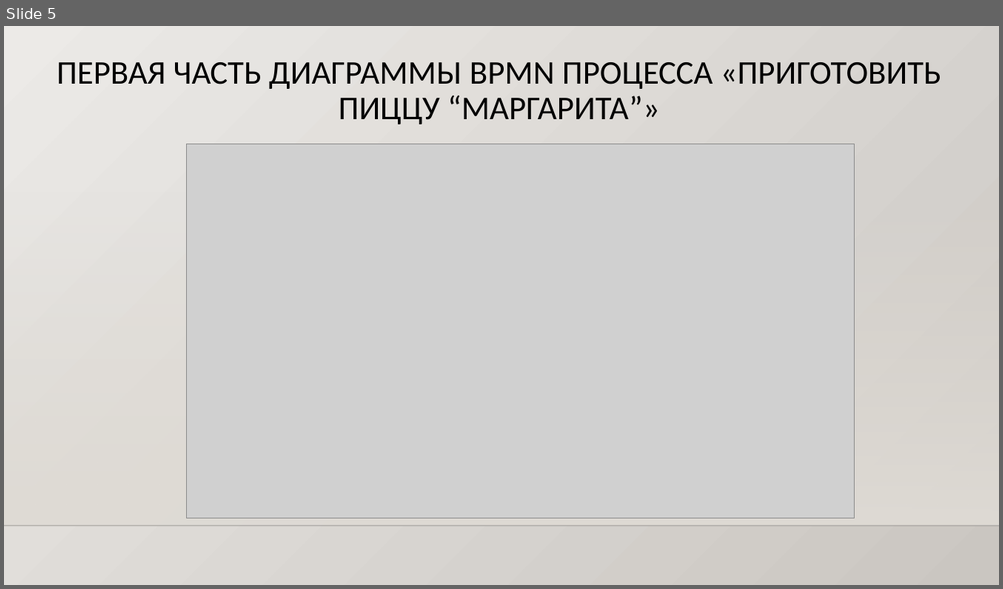
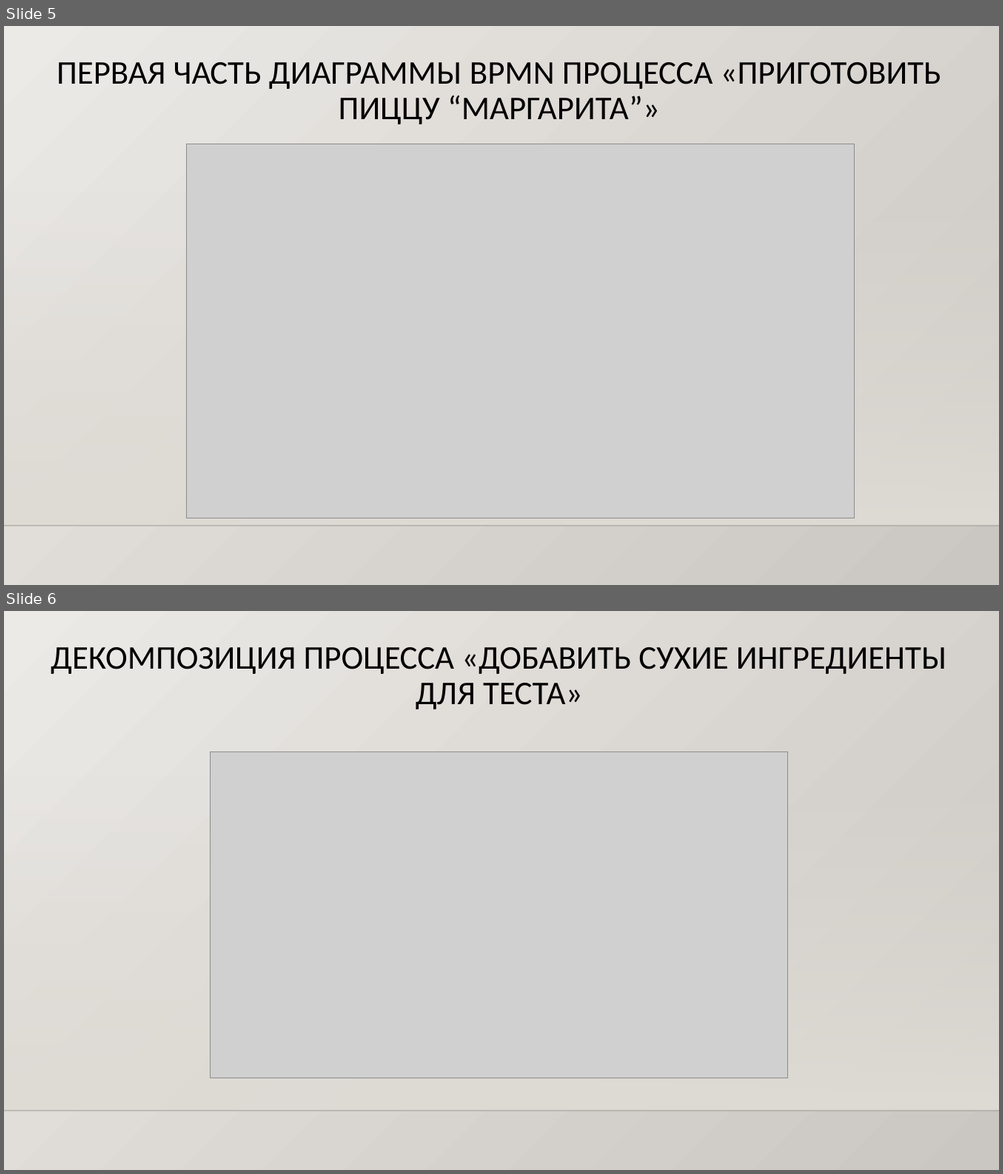
Before and after one commit to Grander78498/grander-materials, a slide deck: МБП/Отчёты/МБП_ПР13_ИКБО-04-22_ЕгоровЛА.pptx. Shown one above the other, each under a label of ours: slide 5 before the commit, slides 5 and 6 after it. The pictures are 1003x589 and 1003x1174 pixels, drawn with LibreOffice and Linux fonts; fonts in the diff are those of the drawing; grey boxes stand for pictures; background and template pictures are left out. Boxes give left, top, right and bottom in pixels: in the first picture for what was removed or moved away, otherwise in the second. Text is boxed around its words. In the diff, an @@ line names an element or a change of style, - is before the commit and + after.

```diff
--- a/МБП/Отчёты/МБП_ПР13_ИКБО-04-22_ЕгоровЛА.pptx
+++ b/МБП/Отчёты/МБП_ПР13_ИКБО-04-22_ЕгоровЛА.pptx
@@ slide 6 added at (4, 611, 999, 1170), background gradient #ECEAE7 to #CAC7C1; not listed: 2 template elements that a slide beside it also shows @@
@@ title added at (51, 647, 946, 709), 32 pt, text #000000 @@
+ДЕКОМПОЗИЦИЯ ПРОЦЕССА «ДОБАВИТЬ СУХИЕ ИНГРЕДИЕНТЫ ДЛЯ ТЕСТА»
@@ picture added at (210, 752, 788, 1079) @@
```
Also in this commit, not shown: 4 other files.
